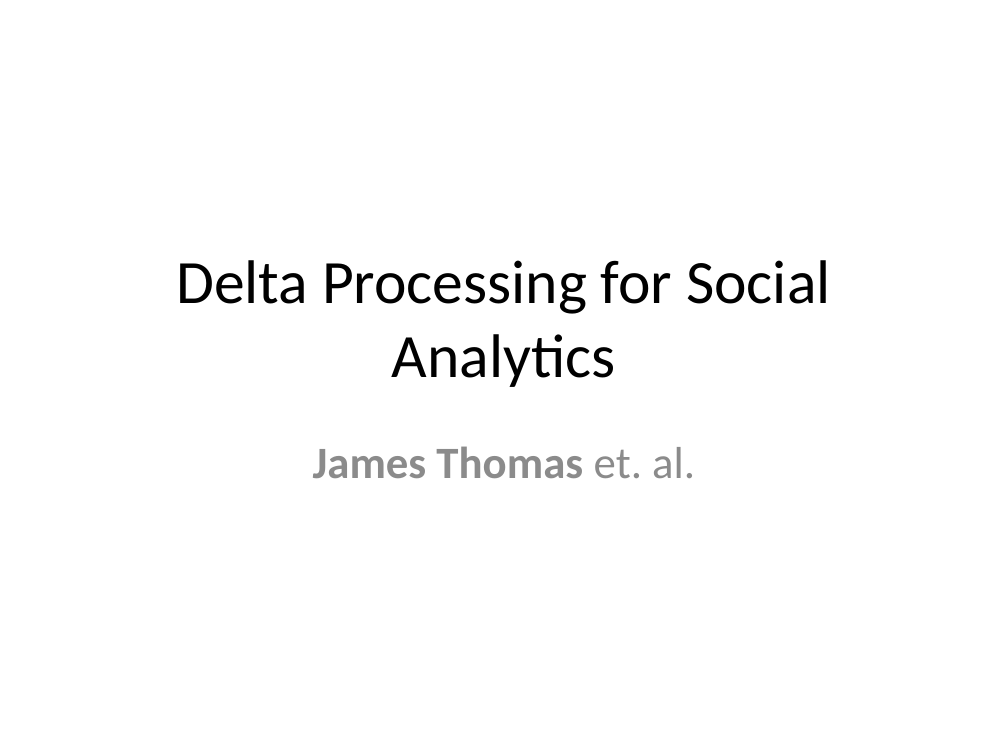
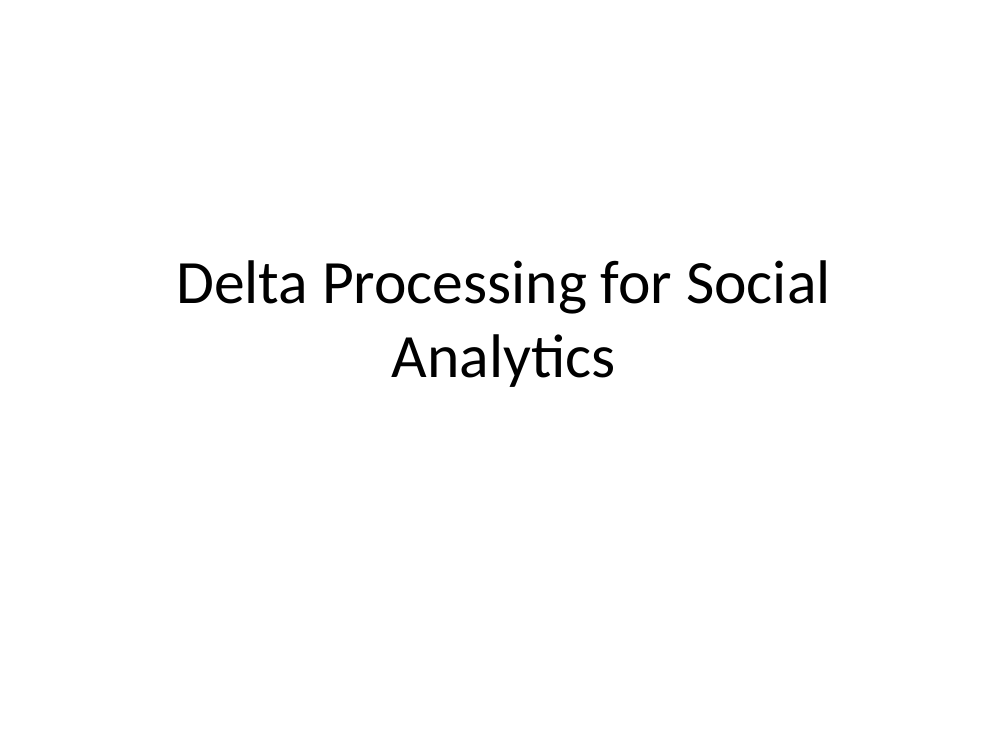
Before and after one commit to jjthomas/spark-deltas, a slide deck: slide 1 of presentations/deltas.pptx. Drawn at 1008x756 pixels with LibreOffice and Linux fonts; fonts in the diff are those of the drawing. Boxes give left, top, right and bottom in pixels: in the first picture for what was removed or moved away, otherwise in the second. Text is boxed around its words. In the diff, an @@ line names an element or a change of style, - is before the commit and + after.

Commit message:
Updated presentation

```diff
--- a/presentations/deltas.pptx
+++ b/presentations/deltas.pptx
@@ subtitle removed at box(313, 446, 695, 478) @@
-James Thomas et. al.
```
